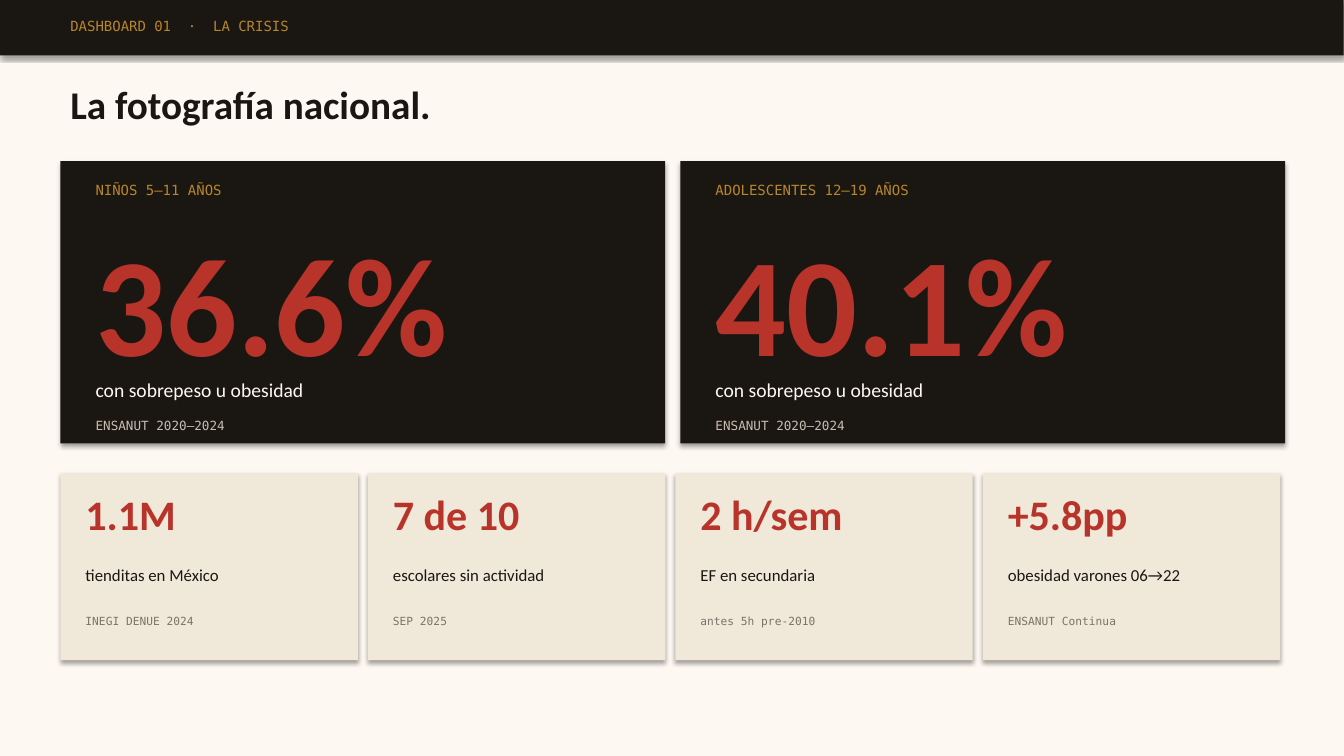
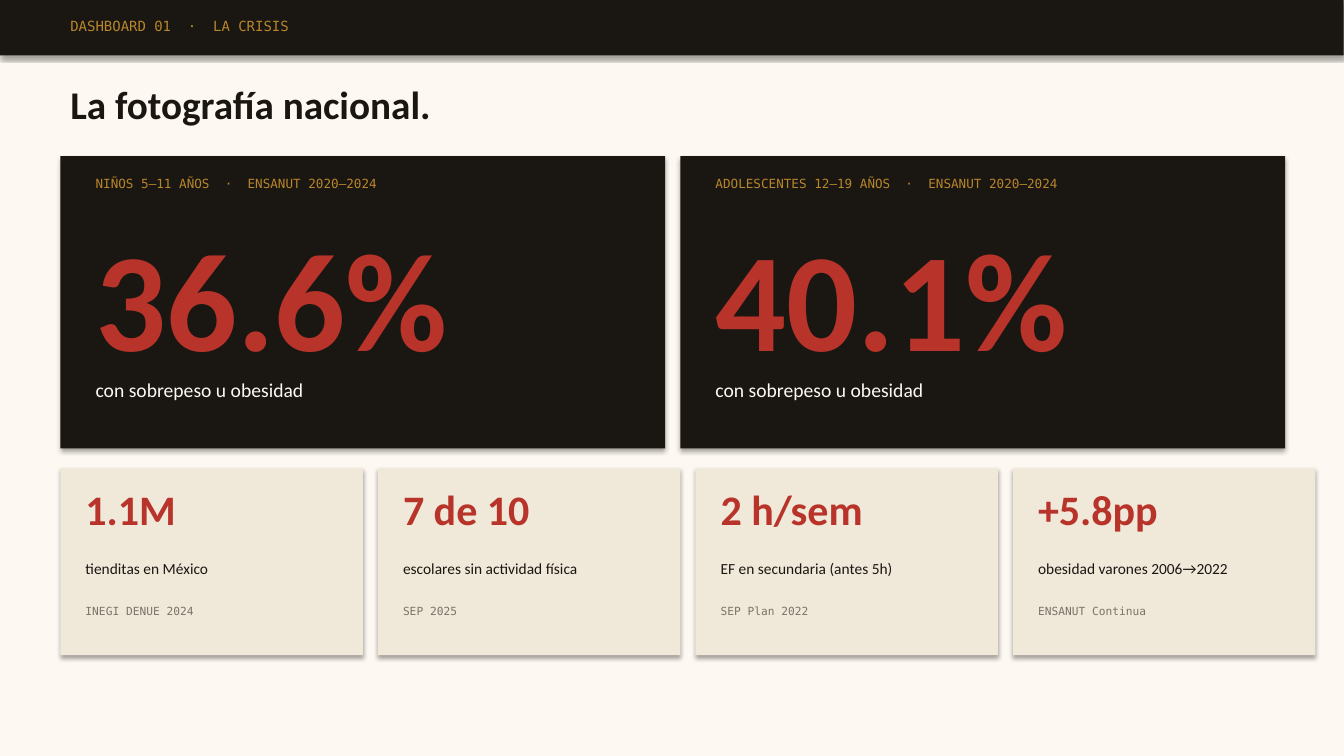
Before and after one commit to torrescarlos021/mit-liftlab-2026, a slide deck: slide 3 of mit-liftlab-2026/MIT_LiftLab_2026_Storytelling.pptx. Drawn at 1344x756 pixels with LibreOffice and Linux fonts; fonts in the diff are those of the drawing. Boxes give left, top, right and bottom in pixels: in the first picture for what was removed or moved away, otherwise in the second. Text is boxed around its words. In the diff, an @@ line names an element or a change of style, - is before the commit and + after.

```diff
--- a/mit-liftlab-2026/MIT_LiftLab_2026_Storytelling.pptx
+++ b/mit-liftlab-2026/MIT_LiftLab_2026_Storytelling.pptx
@@ rectangle resized from (x1=60, y1=161, x2=665, y2=444) to (x1=60, y1=156, x2=665, y2=449) @@
@@ text at (x1=96, y1=178, x2=376, y2=188): text changed; size 10 to 9 pt @@
-NIÑOS 5–11 AÑOS
+NIÑOS 5–11 AÑOS · ENSANUT 2020–2024
@@ rectangle resized from (x1=681, y1=161, x2=1286, y2=444) to (x1=681, y1=156, x2=1286, y2=449) @@
@@ text at (x1=715, y1=178, x2=1057, y2=188): text changed; size 10 to 9 pt @@
-ADOLESCENTES 12–19 AÑOS
+ADOLESCENTES 12–19 AÑOS · ENSANUT 2020–2024
@@ text "36.6%" moved from (x1=96, y1=259, x2=448, y2=389) to (x1=96, y1=254, x2=448, y2=384) @@
@@ text "40.1%" moved from (x1=715, y1=259, x2=1067, y2=389) to (x1=715, y1=254, x2=1067, y2=384) @@
@@ text removed at (x1=96, y1=420, x2=224, y2=430) @@
-ENSANUT 2020–2024
@@ text removed at (x1=715, y1=420, x2=844, y2=430) @@
-ENSANUT 2020–2024
@@ rectangle resized from (x1=60, y1=474, x2=358, y2=660) to (x1=60, y1=469, x2=363, y2=655) @@
@@ text "1.1M" moved from (x1=85, y1=502, x2=175, y2=530) to (x1=85, y1=497, x2=175, y2=525) @@
@@ rectangle resized from (x1=368, y1=474, x2=665, y2=660) to (x1=378, y1=469, x2=681, y2=655) @@
@@ text "7 de 10" moved from (x1=393, y1=500, x2=519, y2=531) to (x1=403, y1=495, x2=529, y2=526) @@
@@ rectangle resized from (x1=676, y1=474, x2=973, y2=660) to (x1=696, y1=469, x2=998, y2=655) @@
@@ text "2 h/sem" moved from (x1=700, y1=500, x2=842, y2=532) to (x1=721, y1=495, x2=862, y2=527) @@
@@ rectangle resized from (x1=983, y1=474, x2=1280, y2=660) to (x1=1013, y1=469, x2=1316, y2=655) @@
@@ text "+5.8pp" moved from (x1=1008, y1=501, x2=1128, y2=537) to (x1=1038, y1=496, x2=1158, y2=532) @@
@@ text "tienditas en México" at (x1=85, y1=563, x2=208, y2=574): size 12 to 11 pt @@
@@ text at (x1=403, y1=563, x2=578, y2=574): text changed; size 12 to 11 pt @@
-escolares sin actividad
+escolares sin actividad física
@@ text at (x1=721, y1=563, x2=893, y2=576): text changed; size 12 to 11 pt @@
-EF en secundaria
+EF en secundaria (antes 5h)
@@ text at (x1=1038, y1=563, x2=1228, y2=574): text changed; size 12 to 11 pt @@
-obesidad varones 06→22
+obesidad varones 2006→2022
@@ text "INEGI DENUE 2024" moved from (x1=85, y1=617, x2=194, y2=625) to (x1=85, y1=607, x2=194, y2=615) @@
@@ text "SEP 2025" moved from (x1=393, y1=617, x2=447, y2=625) to (x1=403, y1=607, x2=457, y2=615) @@
@@ text removed at (x1=700, y1=617, x2=815, y2=627) @@
-antes 5h pre-2010
@@ text added at (x1=721, y1=606, x2=808, y2=615), 8 pt, text #7A7368 @@
+SEP Plan 2022
@@ text "ENSANUT Continua" moved from (x1=1008, y1=617, x2=1116, y2=625) to (x1=1038, y1=606, x2=1146, y2=615) @@
```
Also in this commit, not shown: 10 other slides changed, 5 slides added, 3 slides removed, 19 other files.
